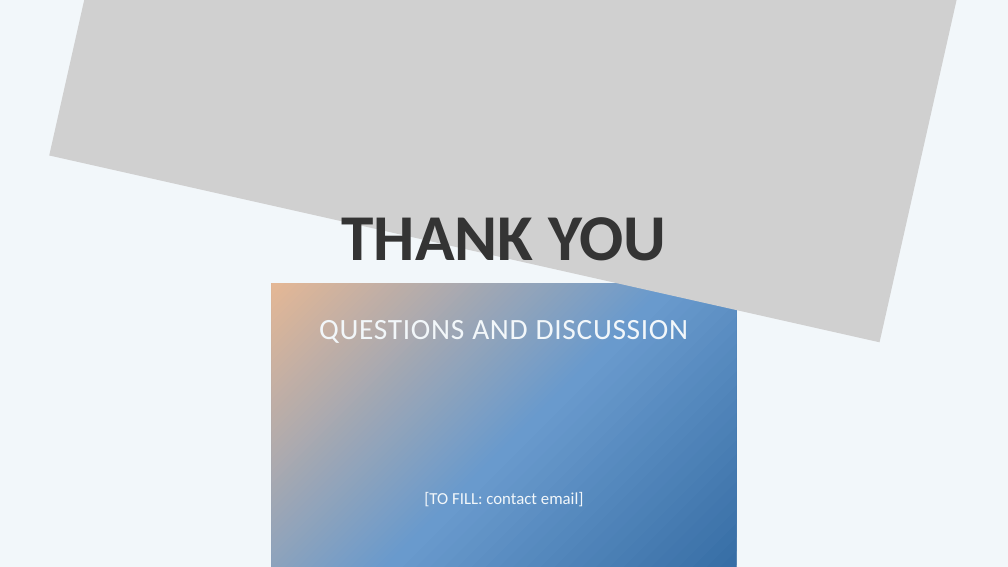
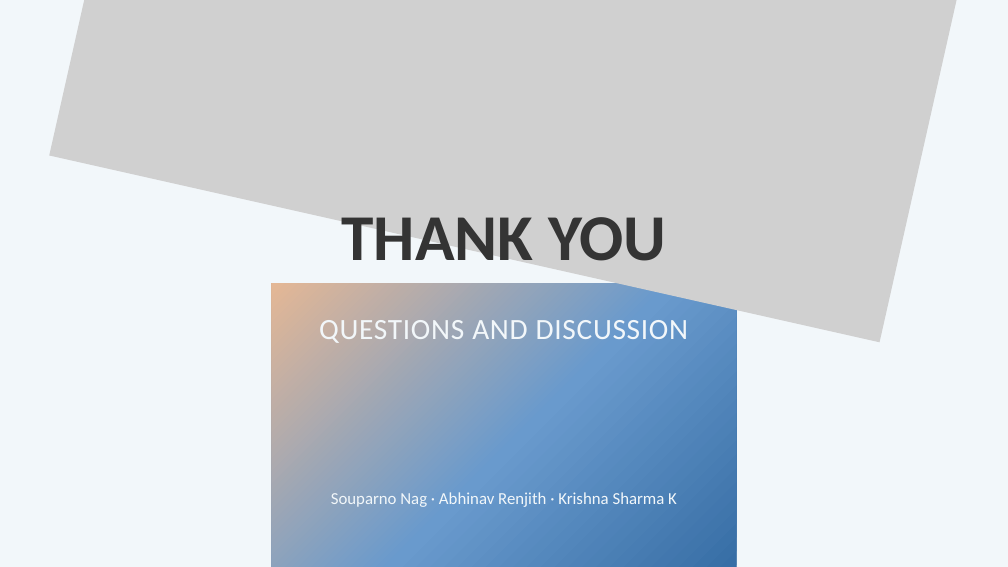
Before and after one commit to souparno-nag/Cross-Linguistic_Transfer_Diagnotic_for_Financial_NLP_in_Indic_Languages, a slide deck: slide 22 of presentation/BCSE497J_Project_I_Final_Review.pptx (slide 19 before the commit). Drawn at 1008x567 pixels with LibreOffice and Linux fonts; fonts in the diff are those of the drawing; grey boxes stand for pictures. Boxes give left, top, right and bottom in pixels: in the first picture for what was removed or moved away, otherwise in the second. Text is boxed around its words. In the diff, an @@ line names an element or a change of style, - is before the commit and + after.

```diff
--- a/presentation/BCSE497J_Project_I_Final_Review.pptx
+++ b/presentation/BCSE497J_Project_I_Final_Review.pptx
@@ text at (x1=331, y1=492, x2=677, y2=507): text changed @@
-[TO FILL: contact email]
+Souparno Nag · Abhinav Renjith · Krishna Sharma K
```
Also in this commit, not shown: 9 other slides changed, 12 slides added, 9 slides removed, 4 other files.
